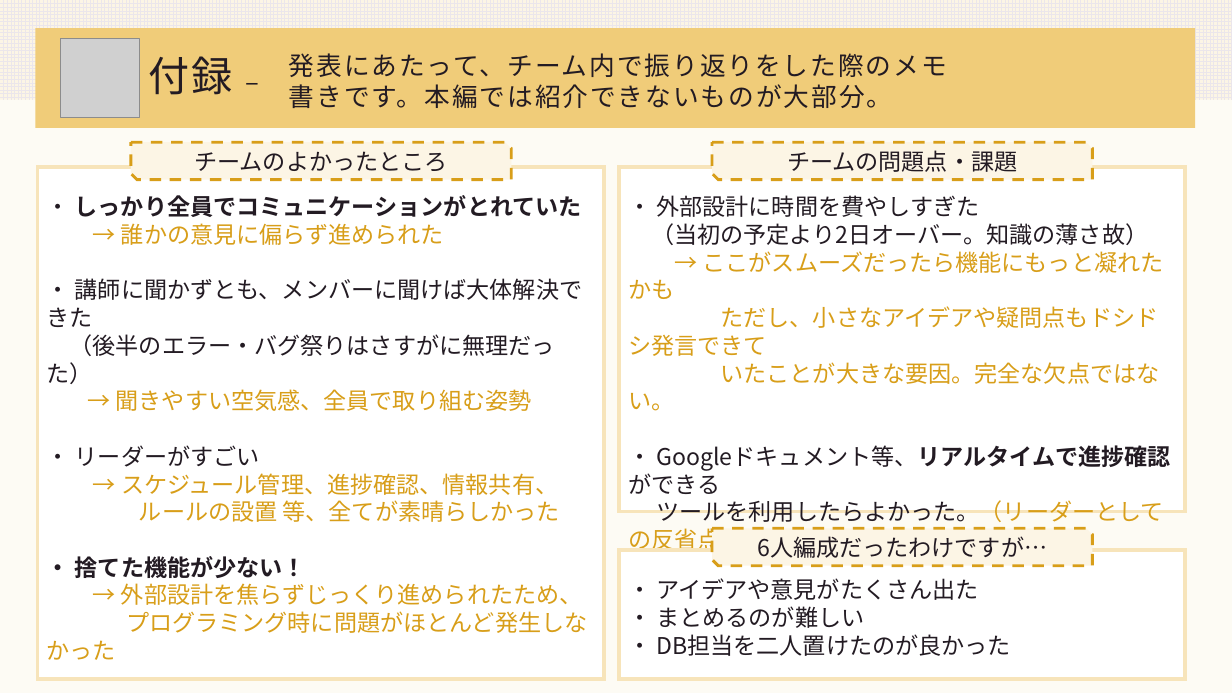
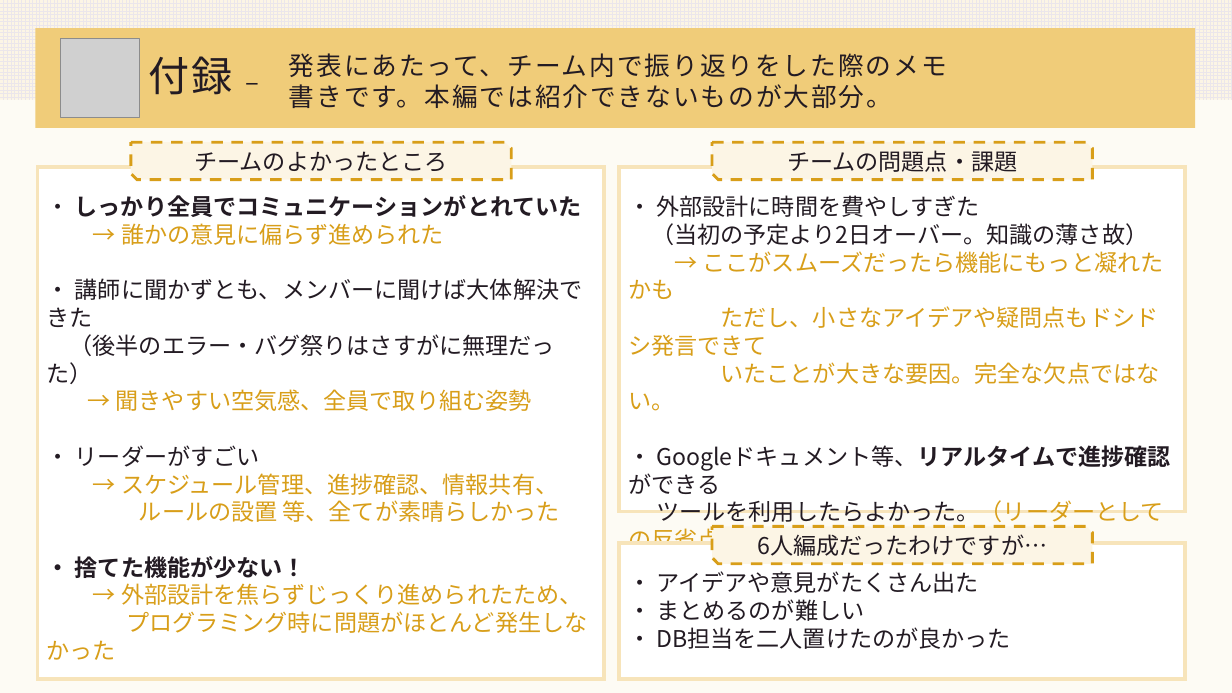
Before and after one commit to DOJO-2021/A-4, a slide deck: slide 23 of documents/A4_worldMap_発表会資料_0630.pptx. Drawn at 1232x693 pixels with LibreOffice and Linux fonts; fonts in the diff are those of the drawing; grey boxes stand for pictures. Boxes give left, top, right and bottom in pixels: in the first picture for what was removed or moved away, otherwise in the second. Text is boxed around its words. In the diff, an @@ line names an element or a change of style, - is before the commit and + after.

```diff
--- a/documents/A4_worldMap_発表会資料_0630.pptx
+++ b/documents/A4_worldMap_発表会資料_0630.pptx
@@ rectangle "・ アイデアや意見がたくさん出た": place and size @@
-rectangle "・ アイデアや意見がたくさん出た" at box(619, 550, 1186, 679)
+rectangle "・ アイデアや意見がたくさん出た" at box(619, 543, 1186, 679)
```
Also in this commit, not shown: 1 other file.
